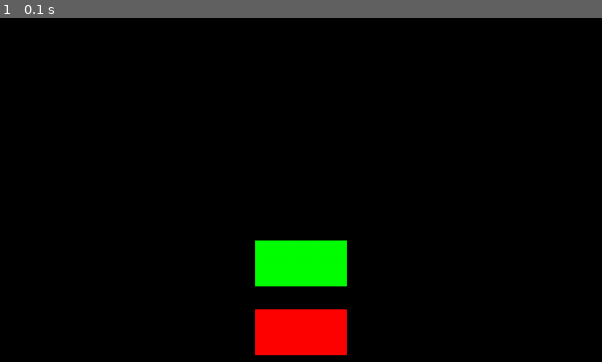
Above: before the commit, frame 1.
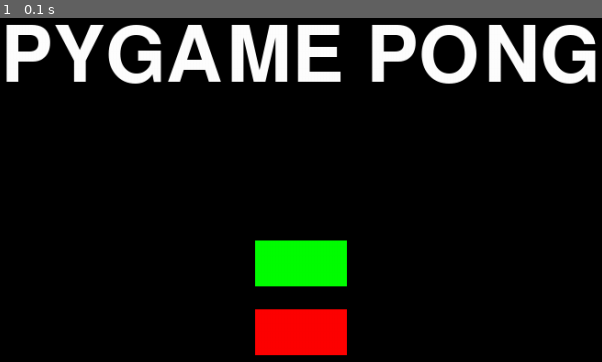
Above: after the commit, the same moment.

Repository: DanielJPiazza/pygame_pong
Game: pygame game, started from pong.py
The game is run twice, just before and just after one commit, with the same random seed, the same clock (stepped at 60 frames per second) and the same inputs.
Inputs:
- Up to frame 1 (0.1 s): no input

The runs differ from the first frame. In frame 1, 8.4% of the frame differs, in the area x 0-100%, y 2-20%.

Commit message:
Add initial main menu title text.

Diff:
--- a/pong.py
+++ b/pong.py
@@ -39,29 +39,36 @@
 # MAIN
 class Pong:
 	def __init__(self):
+		# Start Pygame instance.
+		pygame.init()
+
 		# GAME & MAIN MENU VARIABLES
+		# Window parameters, for screen edge offset and initial position.
 		self.WINDOW_HEIGHT_OFFSET = 200
 		self.WINDOW_WIDTH_OFFSET = 300
-
 		self.WINDOW_X = 40
 		self.WINDOW_Y = 60
 
+		# Paddle gameplay parameters.
 		self.PADDLE_WIDTH = 10
 		self.PADDLE_HEIGHT = 100
 
+		# Ball gameplay parameters.
 		self.BALL_WIDTH = 10
 		self.BALL_VELOCITY = 10
 
+		# White/black constants
 		self.WHITE = (255, 255, 255)
 		self.BLACK = (0, 0, 0)
 
+		# Main menu button properties.
 		self.MENU_BUTTON_WIDTH = 100
 		self.MENU_BUTTON_HEIGHT = 50
 		self.MENU_GREEN = (0, 255, 0)
 		self.MENU_RED = (255, 0, 0)
 
-		# Start Pygame instance.
-		pygame.init()
+		# Create a font for main menu title text.
+		self.TITLE_MENU_FONT = pygame.font.SysFont(None, 124)
 
 		# Screen setup.
 		pygame.display.set_caption("Pygame Pong")										# Window caption.
@@ -95,7 +102,7 @@
 		self.paddles = []
 		self.balls = []
 
-		self.paddles.append(Paddle( # Left paddle.
+		self.paddles.append(Paddle( # LEFT PADDLE
 			self.BALL_VELOCITY,
 			pygame.K_w,
 			pygame.K_s,
@@ -105,7 +112,7 @@
 			self.PADDLE_HEIGHT
 		))
 
-		self.paddles.append(Paddle( # Right paddle.
+		self.paddles.append(Paddle( # RIGHT PADDLE
 			self.BALL_VELOCITY,
 			pygame.K_UP,
 			pygame.K_DOWN,
@@ -115,7 +122,7 @@
 			self.PADDLE_HEIGHT
 		))
 
-		self.balls.append(Ball(
+		self.balls.append(Ball(		# BALL
 			self.BALL_VELOCITY,
 			self.WIDTH / 2 - self.BALL_WIDTH / 2,
 			self.HEIGHT / 2 - self.BALL_WIDTH / 2,
@@ -123,7 +130,7 @@
 			self.BALL_WIDTH
 		))
 
-		# Add net to middle of screen.
+		# NET
 		self.central_line = pygame.Rect(self.WIDTH/2, 0, 1, self.HEIGHT)
 
 	# Main menu - allows users to play or exit the program.
@@ -131,6 +138,10 @@
 		while True:
 			# Redraw the screen.
 			self.screen.fill(self.BLACK)
+
+			# Title text
+			self.TITLE_MENU_TEXT = self.TITLE_MENU_FONT.render("PYGAME PONG", True, self.WHITE)
+			self.screen.blit(self.TITLE_MENU_TEXT, ((self.WIDTH/2) - (self.TITLE_MENU_TEXT.get_rect().width/2), self.HEIGHT * 0.20))
 
 			# Menu buttons
 			green_button = pygame.draw.rect(
